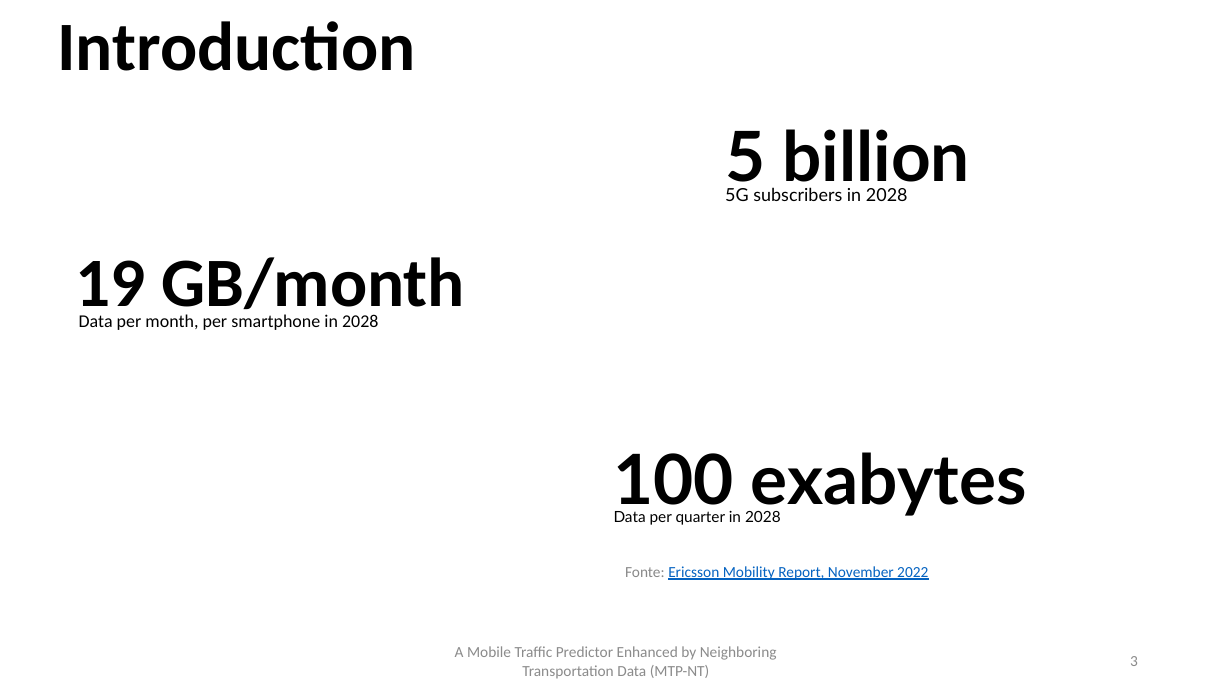
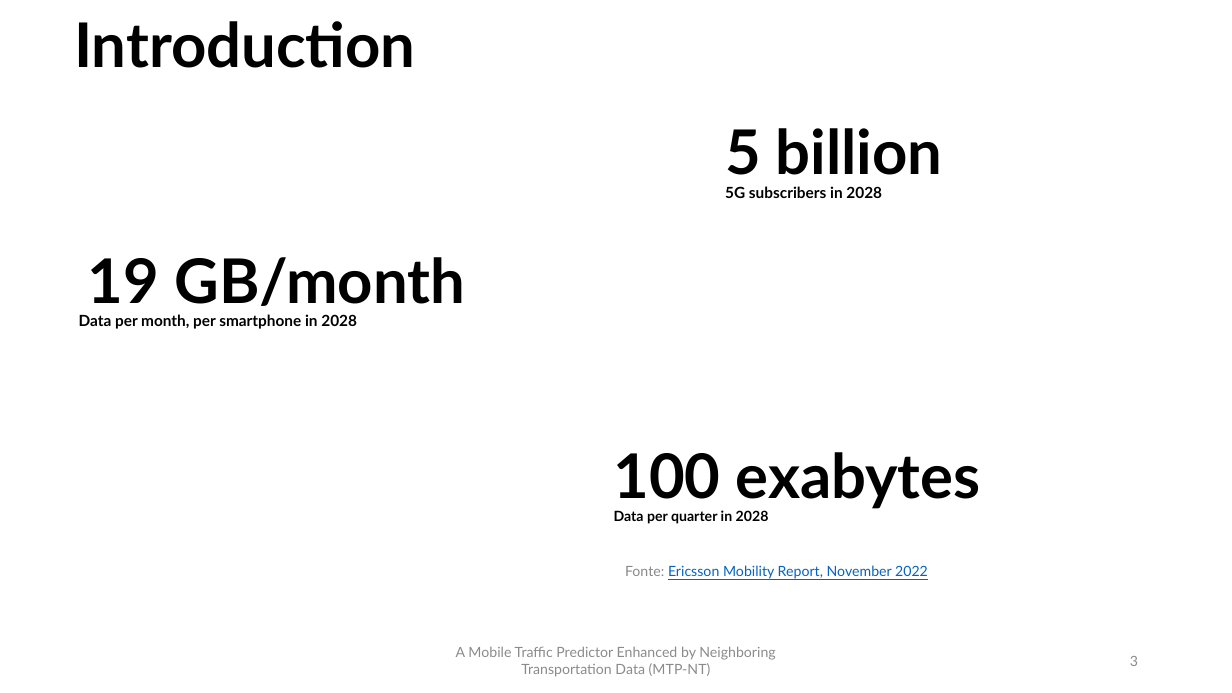
Before and after one commit to PatrickLdA/milan-telecom-analysis, a slide deck: slide 3 of defesa.pptx. Drawn at 1232x693 pixels with LibreOffice and Linux fonts; fonts in the diff are those of the drawing. Boxes give left, top, right and bottom in pixels: in the first picture for what was removed or moved away, otherwise in the second. Text is boxed around its words. In the diff, an @@ line names an element or a change of style, - is before the commit and + after.

```diff
--- a/defesa.pptx
+++ b/defesa.pptx
@@ text "Introduction" at (x1=74, y1=21, x2=415, y2=68): size 54 to 48 pt, font Calibri to Lato @@
@@ text "5 billion" at (x1=725, y1=128, x2=943, y2=175): size 54 to 48 pt @@
@@ text "5G subscribers in 2028" at (x1=725, y1=186, x2=882, y2=198): size 14 to 12 pt, bold on @@
@@ text "19 GB/month" at (x1=88, y1=257, x2=465, y2=315): size 54 to 48 pt, font Calibri to Lato @@
@@ title "Data per month, per smartphone ..." at (x1=79, y1=314, x2=357, y2=329): size 14 to 12 pt, font Calibri to Lato, bold on @@
@@ text "100 exabytes" at (x1=614, y1=452, x2=981, y2=509): size 54 to 48 pt @@
@@ text "Data per quarter in 2028" at (x1=614, y1=510, x2=769, y2=524): size 12 to 11 pt, bold on @@
@@ text "Fonte: Ericsson Mobility Report, November ..." at (x1=625, y1=565, x2=928, y2=579): size 12 to 11 pt, font Calibri to Lato @@
@@ text "A Mobile Traffic Predictor Enhanced ..." at (x1=456, y1=646, x2=775, y2=677): size 12 to 11 pt, font Calibri to Lato @@
```
Also in this commit, not shown: 4 other slides changed, 3 slides added.
